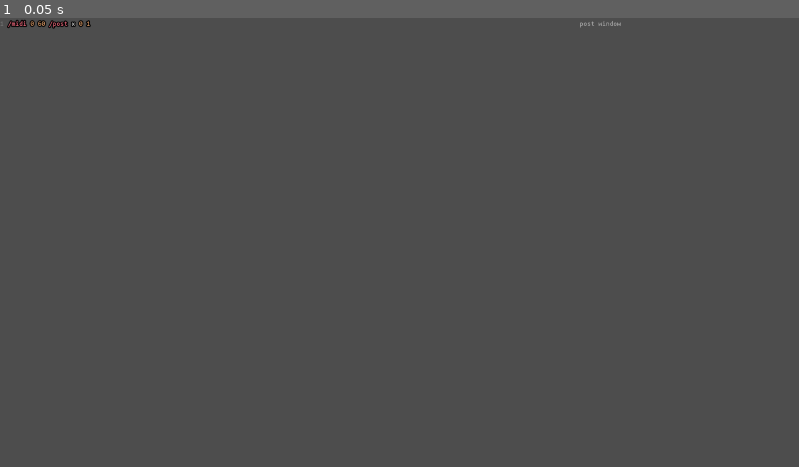
Above: before the commit, frame 1.
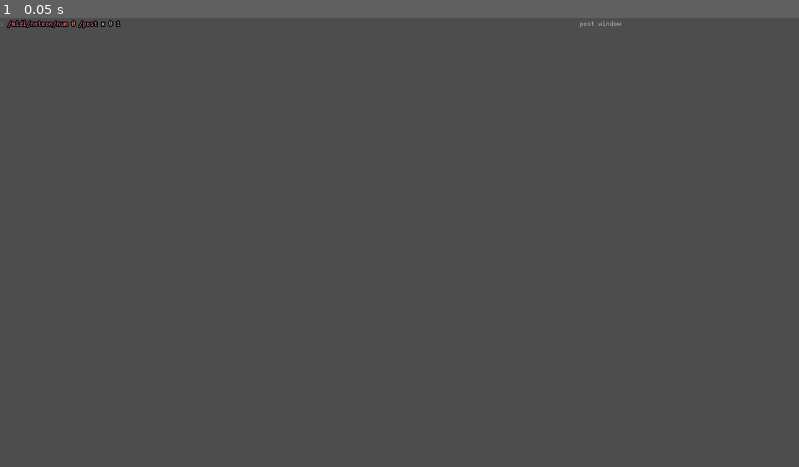
Above: after the commit, the same moment.

Repository: loopier/animatron
Game: Godot game, scene res://main.tscn
Two runs of this game, one before a commit and one after it. Both use one fixed random seed, a clock stepped at 60 frames per second and the inputs below.
Inputs:
- Up to frame 1 (0.05 s): no input

The runs differ from the first frame. In frame 1, 0.1% of the frame differs, in the area x 3-16%, y 0-3%.

Commit message:
First attempt at mapping MIDI

Diff:
--- a/CommandInterface.gd
+++ b/CommandInterface.gd
@@ -23,6 +23,7 @@
 @onready var routinesNode: Node
 @onready var stateMachines: Dictionary
 @onready var commandManger: Node
+@onready var midiCommands: Array
 var animationsLibrary: SpriteFrames ## The meta node containing these frames needs to be initialized in _ready
 var assetsPath := "user://assets"
 var animationAssetsPath := assetsPath + "/animations"
@@ -75,7 +76,14 @@
 	# post
 	"/post": CommandDescription.new(post, "msg:s", "Print MSG in the post window.", Flags.asArray(false)),
 	# midi
-	"/midi": CommandDescription.new(midi, "channel:i num:i cmd:s", "Map the VELOCITY of a MIDI NOTE arriving on CHANNEL to a CMD.", Flags.asArray(true)),
+	"/midi/cc": CommandDescription.new(midiCC, "channel:i cmd:s", "Map the control value to a CMD. The last 2 CMD arguments should be MIN and MAX, in that order. Example: /midi/cc 0 /position/x target 0 1920. *WARNING: this only works with commands that accept 1 argument.*", Flags.asArray(true)),
+	"/midi/noteon/num": CommandDescription.new(midiNoteOnNum, "channel:i cmd:s", "Map the pressed note number to a CMD. The last 2 CMD arguments should be MIN and MAX, in that order. Example: /midi/noteon/num 0 /position/x target 0 1920. *WARNING: this only works with commands that accept 1 argument.*", Flags.asArray(true)),
+	"/midi/noteon/trig": CommandDescription.new(midiNoteOnTrig, "channel:i note:i cmd:s", "Execute a CMD when a note-on event is triggered on a specific NOTE.", Flags.asArray(true)),
+	"/midi/noteon/num/velocity": CommandDescription.new(midiNoteOnNumVelocity, "channel:i note:i cmd:s", "Map the NOTE velocity to a CMD. The last 2 CMD arguments should be MIN and MAX, in that order. Example: /midi/noteon/num 0 60 /position/y target 0 1080. *WARNING: this only works with commands that accept 1 argument.*", Flags.asArray(true)),
+	"/midi/noteon/velocity": CommandDescription.new(midiNoteOnVelocity, "channel:i cmd:s", "Map the velocity of any note to a CMD. The last 2 CMD arguments should be MIN and MAX, in that order. Example: /midi/noteon/num 0 /position/y target 0 1080. *WARNING: this only works with commands that accept 1 argument.*.", Flags.asArray(true)),
+	"/midi/noteon": CommandDescription.new(midiNoteOn, "channel:i cmd:s", "Execute a CMD when a note-on MIDI event is triggered on any note.", Flags.asArray(true)),
+	"/midi/noteoff/num": CommandDescription.new(midiNoteOffNum, "channel:i cmd:s", "Map the released NOTE number to a CMD. The last 2 CMD arguments should be MIN and MAX, in that order. Example: /midi/noteon/num 0 /position/x target 0 1920. *WARNING: this only works with commands that accept 1 argument.*",Flags.asArray(true)),
+	"/midi/noteoff": CommandDescription.new(midiNoteOff, "channel:i cmd:s", "Execute a CMD when a note-off MIDI event is triggered on any note.", Flags.asArray(true)),
 	# utils
 	"/relative": CommandDescription.new(setRelativeProperty, "", "TODO", Flags.asArray(false)),
 	"/rand": CommandDescription.new(randCmdValue, "cmd:s actor:s min:f max:f", "Send a CMD to an ACTOR with a random value …(213 unchanged characters)…
@@ -114,7 +122,7 @@
 	"/frame/progress": CommandDescription.new(setAnimationProperty, "", "", Flags.gdScript()),
 	"/speed/scale": CommandDescription.new(setAnimationProperty, "actor:s speed:f", "Set the ACTOR's animation SPEED (1 = normal speed, 2 = 2 x speed).", Flags.gdScript()),
 	"/speed": "/speed/scale",
-	"/flip/v": CommandDescription.new(toggleAnimationProperty, "actor:s", "Flip ACTOR vertically."),
+	"/flip/v": CommandDescription.new(toggleAnimationProperty, "actor:s", "Flip/ ACTOR vertically."),
 	"/flip/h": CommandDescription.new(toggleAnimationProperty, "actor:s", "Flip ACTOR horizontally."),
 	"/visible": CommandDescription.new(toggleActorProperty, "actor:s visibility:b", "Set ACTOR's VISIBILITY to either true or false."),
 	"/hide": CommandDescription.new(callActorMethod, "actor:s", "Show ACTOR (set visibility to true).", Flags.gdScript()),
@@ -277,15 +285,33 @@
 		Log.info(arg)
 	return Status.ok()
 
-func midi(args: Array) -> Status:
-	var num = float(args[0])
-	var min = float(args[-2])
-	var max = float(args[-1])
-	#var NewValue = (((OldValue - OldMin) * (NewMax - NewMin)) / (OldMax - OldMin)) + NewMin
-	var result = (num - 0) * (max - min) / (127 - 0) + min
-	Log.verbose(args)
-	Log.verbose("min:%s max:%s" % [min, max])
-	Log.verbose("range: %s" % [result])
+func midiCC(args: Array) -> Status:
+	return Status.ok()
+
+func midiNoteOnNum(args: Array) -> Status:
+	# TODO
+
+	var chan = int(args[0])
+	var num = int(args[1])
+	midiCommands[chan]["noteOnNum"].append = args.slice(1)
+	return Status.ok()
+
+func midiNoteOnTrig(args: Array) -> Status:
+	return Status.ok()
+
+func midiNoteOnNumVelocity(args: Array) -> Status:
+	return Status.ok()
+
+func midiNoteOnVelocity(args: Array) -> Status:
+	return Status.ok()
+
+func midiNoteOn(args: Array) -> Status:
+	return Status.ok()
+
+func midiNoteOffNum(args: Array) -> Status:
+	return Status.ok()
+
+func midiNoteOff(args: Array) -> Status:
 	return Status.ok()
 
 func getHelp(cmd: String) -> Status:
--- a/Main.gd
+++ b/Main.gd
@@ -11,6 +11,7 @@
 @onready var routines := get_node("Routines")
 @onready var StateMachine := preload("res://StateMachine.gd")
 @onready var stateMachines := {}
+@onready var midiCommands := []
 var OpenControlLanguage := preload("res://ocl.gd")
 var ocl: OpenControlLanguage
 var config := preload("res://Config.gd").new()
@@ -20,6 +21,15 @@
 var rnd := RandomNumberGenerator.new()
 
 @onready var animationsLibrary : SpriteFrames
+func _init_midi():
+	# separate commands by channel
+	midiCommands.resize(16)
+	# create a different dictionary for each channel
+	midiCommands.fill({"noteOn": [], "noteOnNum": [], "noteOnTrig": [], "noteOnNumVelocity": [], "noteOnVelocity": [], "noteOff": [], "noteOffNum": [], "cc": []})
+	for chan in midiCommands:
+		chan["cc"].resize(128)
+		chan["noteOnTrig"].resize(128)
+		chan["noteOnNumVelocity"].resize(128)
 
 func _ready():
 	Log.setLevel(Log.LOG_LEVEL_VERBOSE)
@@ -44,13 +54,15 @@
 	cmdInterface.postWindow = get_node("HSplitContainer/VBoxContainer/PostWindow")
 	cmdInterface.routinesNode = get_node("Routines")
 	cmdInterface.stateMachines = Dictionary(stateMachines)
+	_init_midi()
+	cmdInterface.midiCommands = midiCommands
 
 	ocl = OpenControlLanguage.new()
 	editor.eval_code.connect(_on_eval_code)
 
-	$Midi.noteon.connect(_on_noteon)
-	$Midi.noteoff.connect(_on_noteoff)
-	$Midi.cc.connect(_on_cc)
+	$Midi.midi_noteon.connect(_on_midi_noteon)
+	$Midi.midi_noteoff.connect(_on_midi_noteoff)
+	$Midi.midi_cc.connect(_on_midi_cc)
 
 	loadConfig(configPath)
 
@@ -181,11 +193,15 @@
 	# need to know what object calling the method (in this case `Main`).
 	routine.callOnNext = Callable(evalCommand)
 
-func _on_noteon(ch: int, num: int, velocity: int):
+func _on_midi_noteon(ch: int, num: int, velocity: int):
 	Log.verbose("MIDI Note On: %s %s %s" % [ch, num, velocity])
 
-func _on_noteoff(ch: int, num: int, velocity: int):
+	#var NewValue = (((OldValue - OldMin) * (NewMax - NewMin)) / (OldMax - OldMin)) + NewMin
+	# var result = (num - 0) * (max - min) / (127 - 0) + min
+	pass
+
+func _on_midi_noteoff(ch: int, num: int, velocity: int):
 	Log.verbose("MIDI Note Off: %s %s %s" % [ch, num, velocity])
 
-func _on_cc(ch: int, num: int, velocity: int):
+func _on_midi_cc(ch: int, num: int, velocity: int):
 	Log.verbose("MIDI CC: %s %s %s" % [ch, num, velocity])
--- a/Midi.gd
+++ b/Midi.gd
@@ -1,9 +1,9 @@
 class_name Midi
 extends Node
 
-signal noteon(ch, num, velocity)
-signal noteoff(ch, num, velocity)
-signal cc(ch, num, value)
+signal midi_noteon(ch, num, velocity)
+signal midi_noteoff(ch, num, velocity)
+signal midi_cc(ch, num, value)
 
 @onready var debug := false
 
@@ -21,11 +21,11 @@
 		var value = 0
 		match msg:
 			MIDI_MESSAGE_NOTE_ON:
-				noteon.emit(ch, event.pitch, event.velocity)
+				midi_noteon.emit(ch, event.pitch, event.velocity)
 			MIDI_MESSAGE_NOTE_OFF:
-				noteoff.emit(ch, event.pitch, event.velocity)
+				midi_noteoff.emit(ch, event.pitch, event.velocity)
 			MIDI_MESSAGE_CONTROL_CHANGE:
-				cc.emit(ch, event.controller_number, event.controller_value)
+				midi_cc.emit(ch, event.controller_number, event.controller_value)
 
 func _print_midi_info(midi_event: InputEventMIDI):
 	print(midi_event)
--- a/main.tscn
+++ b/main.tscn
@@ -40,7 +40,7 @@
 theme = ExtResource("3_fotw2")
 theme_override_colors/font_outline_color = Color(0, 0, 0, 1)
 theme_override_constants/outline_size = 10
-text = "/midi 0 60 /post x 0 1"
+text = "/midi/noteon/num 0 /post x 0 1"
 placeholder_text = "code editor"
 caret_type = 1
 syntax_highlighter = SubResource("CodeHighlighter_833ra")
